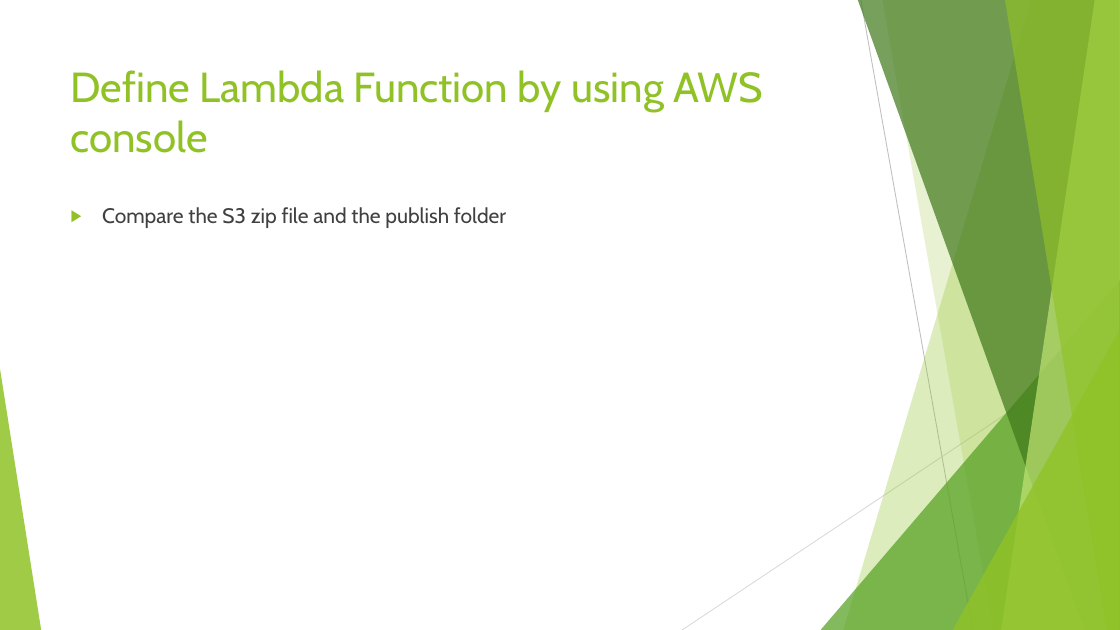
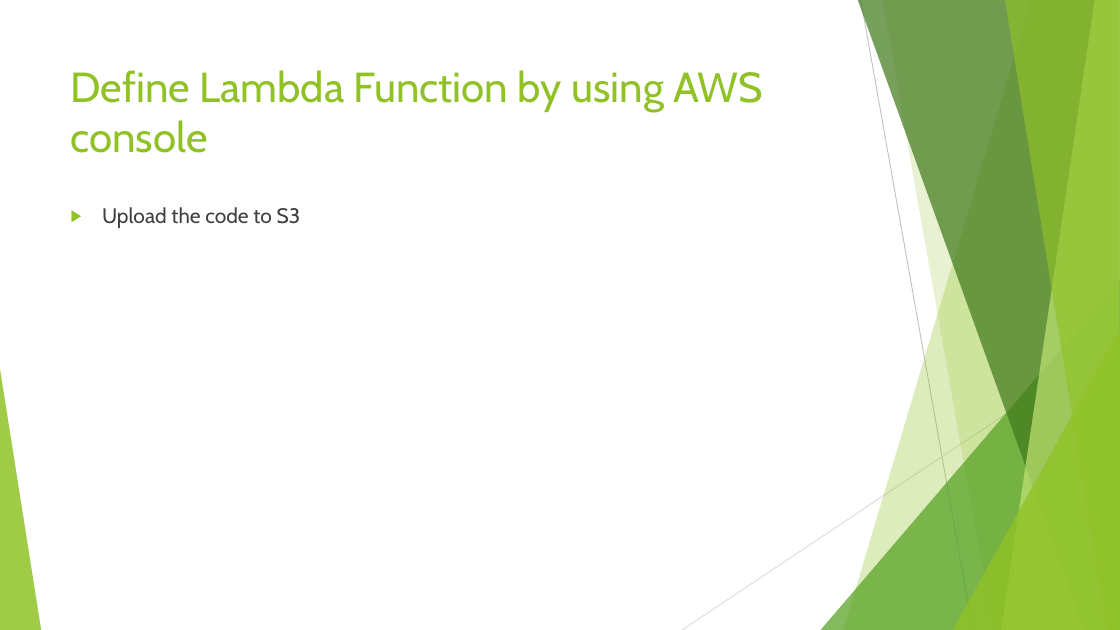
Before and after one commit to thangtran76/lambda-function, a slide deck: slide 14 of AWS Lambda Function.pptx. Drawn at 1120x630 pixels with LibreOffice and Linux fonts; fonts in the diff are those of the drawing. Boxes give left, top, right and bottom in pixels: in the first picture for what was removed or moved away, otherwise in the second. Text is boxed around its words. In the diff, an @@ line names an element or a change of style, - is before the commit and + after.

```diff
--- a/AWS Lambda Function.pptx
+++ b/AWS Lambda Function.pptx
@@ text at [102,207,301,228]: text changed @@
-▶ Compare the S3 zip file and the publish folder
+▶ Upload the code to S3
```
Also in this commit, not shown: 3 other slides changed.
